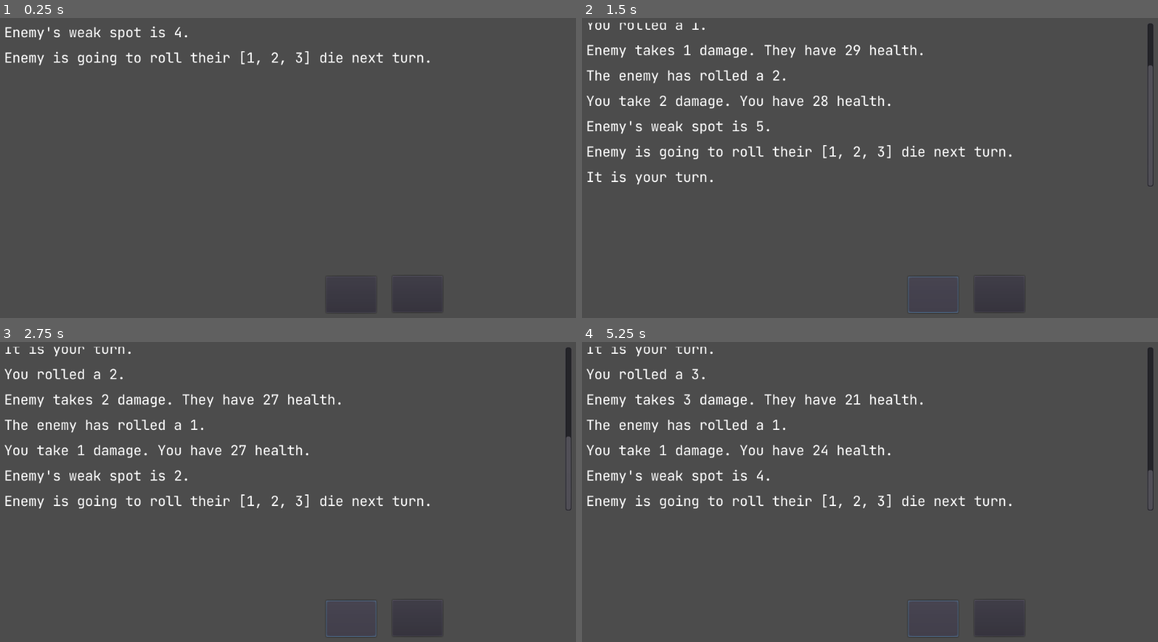
Above: before the commit, frames 1-4 (two rows, left to right).
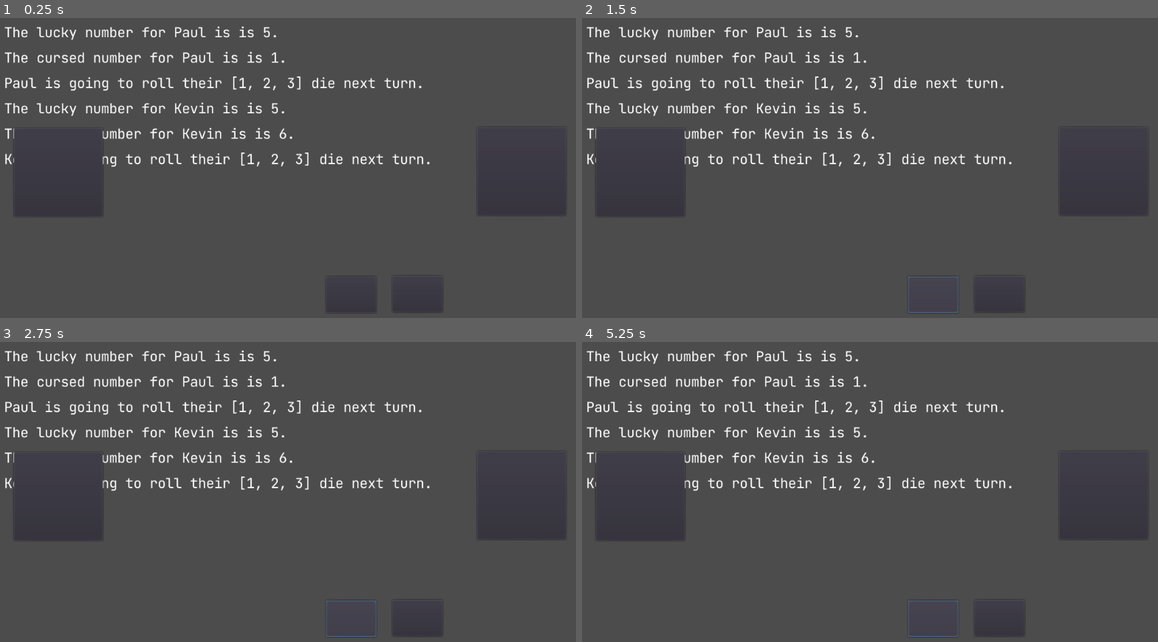
Above: after the commit, the same moments.

Repository: biggestcookie/Rolls-Required
Game: Godot game, scene res://Main.tscn
The game is run twice, just before and just after one commit, with the same random seed, the same clock (stepped at 60 frames per second) and the same inputs.
Inputs (mouse positions are in pixels of both pictures, inside the frame that each line leads up to):
- Up to frame 1 (0.25 s): no input
- Up to frame 2 (1.5 s): click (933, 294) at 0.52 s; click (933, 294) at 1.27 s
- Up to frame 3 (2.75 s): click (351, 618) at 2.02 s
- Up to frame 4 (5.25 s): tap Enter at 2.75, 4.25 s; tap Space at 3.5, 5 s

The runs differ from the first frame. In frame 1, 3.8% of the frame differs, in the area x 0-98%, y 2-67%; in frame 2, 6.8%; in frame 3, 7.0%; in frame 4, 7.1%, in the area x 0-100%, y 1-67%.

Commit message:
enemy targeting

Diff:
--- /dev/null
+++ b/EnemyController.gd
@@ -0,0 +1,13 @@
+extends Node
+
+var player
+signal end_turn
+
+func _ready():
+	player = get_node("/root/Main/Player")
+	connect("end_turn", player, "start_turn")
+
+func calculate_enemy_attacks():
+	for enemy in get_children():
+		enemy.roll()
+	emit_signal("end_turn")
--- a/Game/Die.gd
+++ b/Game/Die.gd
@@ -3,7 +3,6 @@
 
 var rng = RandomNumberGenerator.new()
 export var sides = []
-var enemy
 var times_rolled
 var rules
 
@@ -11,11 +10,11 @@
 
 func _ready():
 	reset()
-	enemy = get_node("/root/Main/Enemy")
-	connect("player_rolled", enemy, "_damage_calc")
 	rules = get_node("/root/Main/Rules")
 
-func roll():
+func roll(enemy):
+	get_parent().selected_die = null
+	connect("player_rolled", enemy, "_damage_calc")
 	get_parent().state = PlayerState.ENEMY_TURN
 	rng.randomize()
 	var result = sides[rng.randi_range(0, sides.size()-1)]
@@ -26,7 +25,8 @@
 func _on_Button_pressed():
 	if get_parent().state == PlayerState.PLAYER_TURN:
 		if times_rolled < rules.roll_limit:
-			roll()
+			#roll()
+			get_parent().selected_die = self
 		else:
 			Events.emit_signal("text_log_push", "You cannot roll this die anymore for this turn")
 
--- a/Game/Enemy.gd
+++ b/Game/Enemy.gd
@@ -1,57 +1,81 @@
 extends Node
 var health = 30
 var rng = RandomNumberGenerator.new()
-var weakspot
+var lucky
+var curse
 var selected_die
-signal end_turn(damage)
+signal damage(number)
 signal enemy_skipped
+signal select(target)
 var player
 var rules
 var parried
+var cursed
 
 func _ready():
 	parried = false
 	player = get_node("/root/Main/Player")
 	rules = get_node("/root/Main/Rules")
-	connect("end_turn", player, "_damage_calc")
+	connect("damage", player, "_damage_calc")
 	connect("enemy_skipped", player, "_continue")
-	generate_weakspot()
+	connect("select", player, "select_enemy")
+	generate_chance_numbers()
 	select_die()
 
 func _damage_calc(damage):
-	if damage == weakspot:
+	if damage == lucky:
 		damage += rules.critical
 		health -= damage
 		Events.emit_signal("text_log_push", "You hit the weak spot for {damage} damage! They have {health} health.".format({"damage":damage, "health":health}))
 		parried = true
-		Events.emit_signal("text_log_push", "The enemy skips their next turn due to your parry")
+		Events.emit_signal("text_log_push", "{name} skips their next turn due to your parry".format({"name":name}))
 		emit_signal("enemy_skipped")
-		weakspot = -1
+		clear_chance_numbers()
+	elif damage == curse:
+		Events.emit_signal("text_log_push", "You have rolled the curse. Your attack is blocked and you receive extra damage from {name}.".format({"name":name}))
+		cursed = true
+		get_parent().calculate_enemy_attacks()
 	else:
 		health -= damage
-		Events.emit_signal("text_log_push", "Enemy takes {damage} damage. They have {health} health.".format({"damage":damage, "health":health}))
-		if health > 0:
-			if parried:
-				emit_signal("end_turn", -1)
-				parried = false
-			else:
-				rng.randomize()
-				var result = selected_die.sides[rng.randi_range(0, selected_die.sides.size()-1)]
-				Events.emit_signal("text_log_push", "The enemy has rolled a {result}.".format({"result":result}))
-				emit_signal("end_turn", result)
-			generate_weakspot()
-			select_die()
+		Events.emit_signal("text_log_push", "{name} takes {damage} damage. They have {health} health.".format({"name":name, "damage":damage, "health":health}))
+		get_parent().calculate_enemy_attacks()
 
-func generate_weakspot():
+func roll():
+	if health <= 0:
+		queue_free()
+	if parried:
+		Events.emit_signal("text_log_push", "{name} skips their turn".format({"name":name}))
+		parried = false
+	else:
+		rng.randomize()
+		var result = selected_die.sides[rng.randi_range(0, selected_die.sides.size()-1)]
+		Events.emit_signal("text_log_push", "{name} has rolled a {result}.".format({"name":name,"result":result}))
+		if cursed:
+			result*=2
+			cursed = false
+		emit_signal("damage", result)
+		generate_chance_numbers()
+		select_die()
+
+func generate_chance_numbers():
 	rng.randomize()
-	weakspot = player.get_potential_rolls()[rng.randi_range(0, player.get_potential_rolls().size()-1)]
-	Events.emit_signal("text_log_push", "Enemy's weak spot is {weakspot}.".format({"weakspot": weakspot}))
+	var potential = player.get_potential_rolls()
+	lucky = potential[rng.randi_range(0, potential.size()-1)]
+	Events.emit_signal("text_log_push", "The lucky number for {name} is is {lucky}.".format({"name":name, "lucky": lucky}))
+	potential.erase(lucky)
+	rng.randomize()
+	curse = potential[rng.randi_range(0, potential.size()-1)]
+	Events.emit_signal("text_log_push", "The cursed number for {name} is is {curse}.".format({"name":name, "curse": curse}))
+
+func clear_chance_numbers():
+	lucky = -1
+	curse = -1
 
 func select_die():
-	var dice = self.get_children()
+	var dice = self.get_node("Dice").get_children()
 	rng.randomize()
 	selected_die = dice[rng.randi_range(0,dice.size()-1)]
-	Events.emit_signal("text_log_push", "Enemy is going to roll their {dice} die next turn.".format({"dice":selected_die.sides}))
+	Events.emit_signal("text_log_push", "{name} is going to roll their {dice} die next turn.".format({"name":name, "dice":selected_die.sides}))
 
 func isEven(number):
 	if number%2==1:
@@ -64,3 +88,6 @@
 		return true
 	else:
 		return false
+
+func _on_Button_pressed():
+	emit_signal("select", self)
--- a/Game/Enemy.tscn
+++ b/Game/Enemy.tscn
@@ -1,6 +1,19 @@
-[gd_scene load_steps=2 format=2]
+[gd_scene load_steps=4 format=2]
 
 [ext_resource path="res://Game/Enemy.gd" type="Script" id=1]
+[ext_resource path="res://Game/EnemyDie.tscn" type="PackedScene" id=2]
+[ext_resource path="res://Game/Button.gd" type="Script" id=3]
 
 [node name="Enemy" type="Node"]
 script = ExtResource( 1 )
+
+[node name="Button" type="Button" parent="."]
+margin_left = 840.0
+margin_top = 201.0
+margin_right = 994.0
+margin_bottom = 354.0
+script = ExtResource( 3 )
+
+[node name="Dice" type="Node" parent="."]
+
+[node name="Die" parent="Dice" instance=ExtResource( 2 )]
--- a/Game/Player.gd
+++ b/Game/Player.gd
@@ -4,6 +4,7 @@
 var state
 const PlayerState = preload("res://Game/PlayerState.gd")
 var rules
+var selected_die
 
 func _ready():
 	state = PlayerState.PLAYER_TURN
@@ -13,7 +14,6 @@
 	if damage > 0:
 		health -= damage
 		Events.emit_signal("text_log_push", "You take {damage} damage. You have {health} health.".format({"damage":damage, "health":health}))
-	start_turn()
 
 func start_turn():
 	yield(get_tree().create_timer(0.75), "timeout")
@@ -24,6 +24,7 @@
 		die.reset()
 
 func _continue():
+	yield(get_tree().create_timer(0.75), "timeout")
 	state = PlayerState.PLAYER_TURN
 	if not can_roll():
 		start_turn()
@@ -53,3 +54,7 @@
 		if die.times_rolled < rules.roll_limit:
 			return true
 	return false
+
+func select_enemy(enemy):
+	if selected_die:
+		selected_die.roll(enemy)
--- a/Main.tscn
+++ b/Main.tscn
@@ -7,6 +7,7 @@
 [ext_resource path="res://Screen/TextLog/TextLog.tscn" type="PackedScene" id=5]
 [ext_resource path="res://Game/Rules.gd" type="Script" id=6]
 [ext_resource path="res://Main.gd" type="Script" id=7]
+[ext_resource path="res://EnemyController.gd" type="Script" id=8]
 
 [node name="Main" type="Node2D"]
 script = ExtResource( 7 )
@@ -37,11 +38,28 @@
 [node name="Rules" type="Node" parent="."]
 script = ExtResource( 6 )
 
-[node name="Enemy" parent="." instance=ExtResource( 3 )]
+[node name="Enemies" type="Node" parent="."]
+script = ExtResource( 8 )
 
-[node name="Die" parent="Enemy" instance=ExtResource( 4 )]
+[node name="Paul" parent="Enemies" instance=ExtResource( 3 )]
 
-[node name="Die2" parent="Enemy" instance=ExtResource( 4 )]
+[node name="Die" parent="Enemies/Paul" instance=ExtResource( 4 )]
+
+[node name="Die2" parent="Enemies/Paul" instance=ExtResource( 4 )]
+sides = [ 2, 3, 4 ]
+
+[node name="Kevin" parent="Enemies" instance=ExtResource( 3 )]
+
+[node name="Button" parent="Enemies/Kevin" index="0"]
+margin_left = 37.0
+margin_top = 203.0
+margin_right = 191.0
+margin_bottom = 356.0
+
+[node name="Die" parent="Enemies/Kevin" instance=ExtResource( 4 )]
+
+[node name="Die2" parent="Enemies/Kevin" instance=ExtResource( 4 )]
 sides = [ 2, 3, 4 ]
 
 [editable path="Player/Die"]
+[editable path="Enemies/Kevin"]
Not shown: 1 places in Main.tscn that only renumber resources
